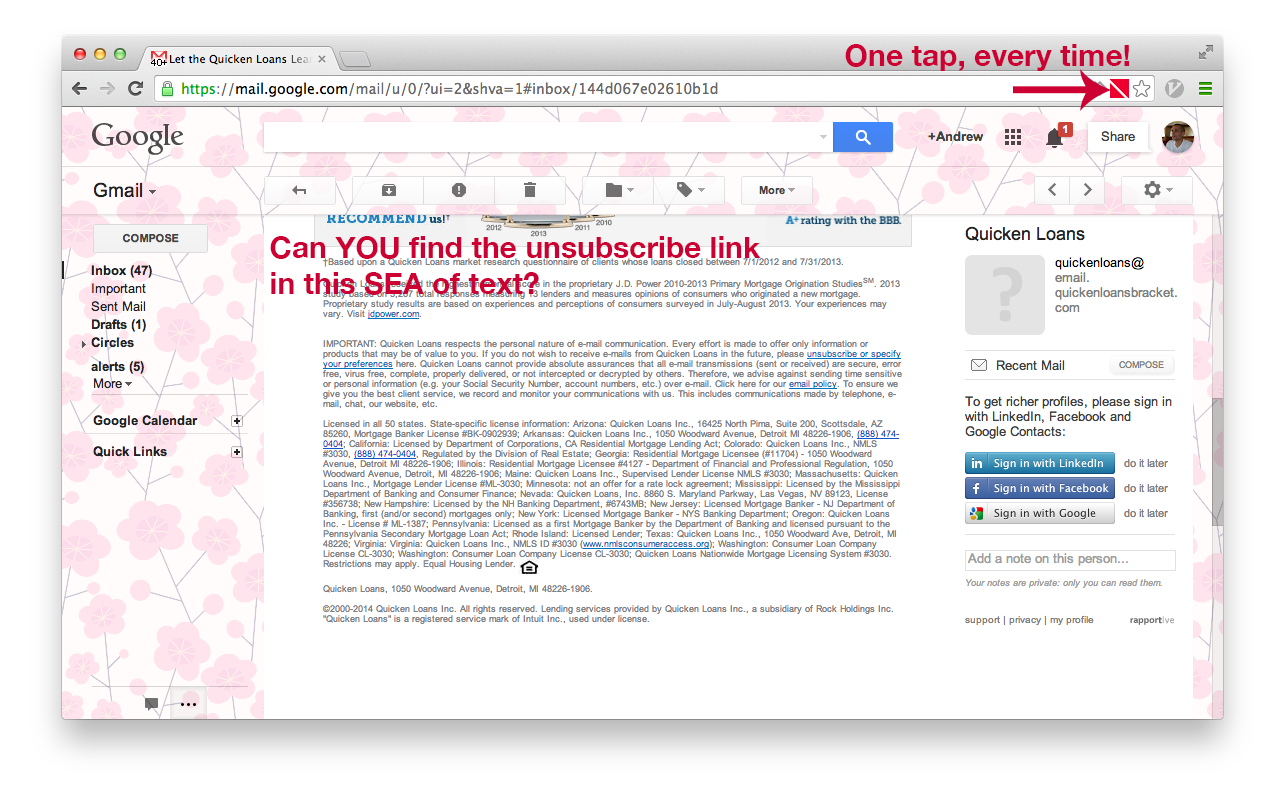
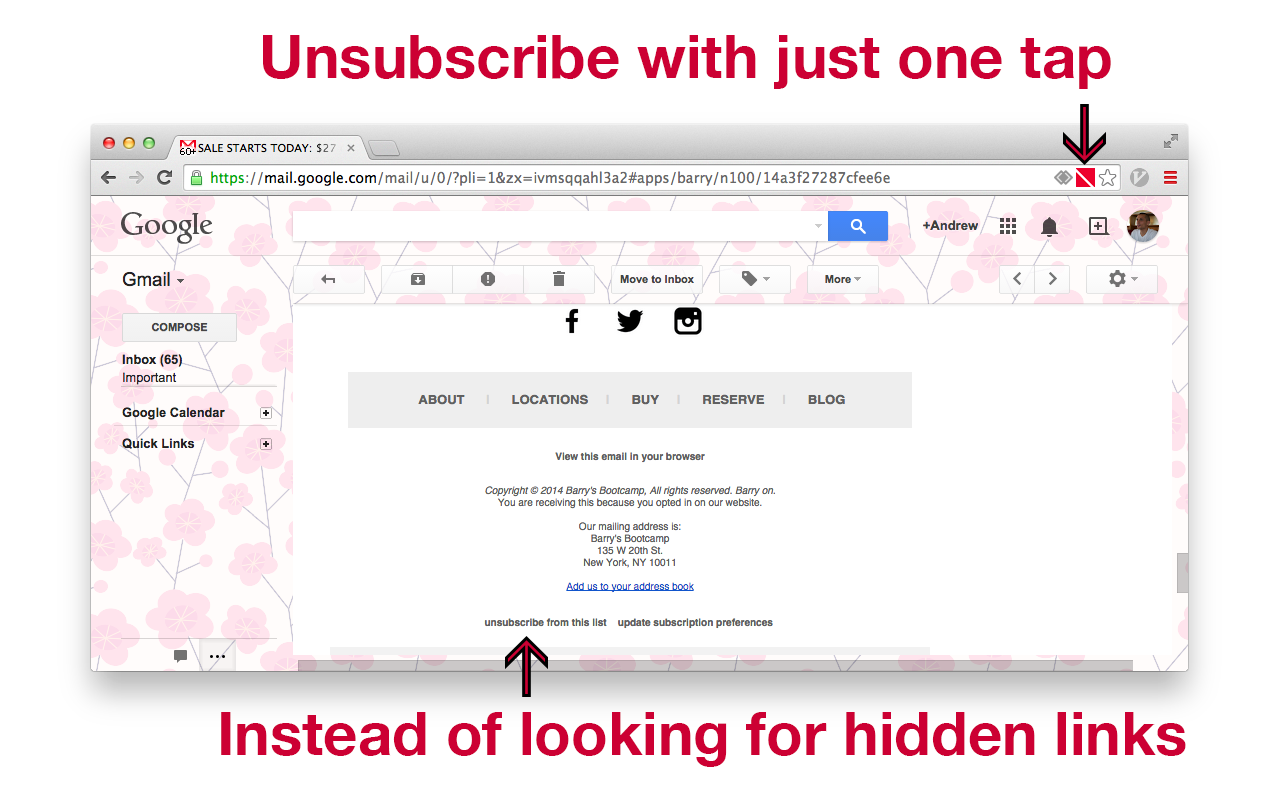
Two versions of the same layered image (1280 × 800). Layer-by-layer changes:
added group "schreenshot-2" with 6 layers above "screenshot-1" over [42,35,1237,767]
added layer "Shape 2 copy" in group "schreenshot-2" over [505,636,548,697]
added layer "Instead of looking for hidden links" in group "schreenshot-2" over [221,712,1186,767]
added layer "Shape 2" in group "schreenshot-2" over [1063,104,1106,165]
added layer "Unsubscribe with just one tap" in group "schreenshot-2" over [263,35,1111,89]
added layer "Layer 5" in group "schreenshot-2" over [42,97,1237,742]
moved "Shape 1" into group "screenshot-1" over [1013,69,1111,111]
moved "One tap, every time!" into group "screenshot-1" over [845,44,1129,71]
moved "Can YOU find the unsubscribe link in this SEA of text?" into group "screenshot-1" over [270,236,761,295]
moved "Layer 3" into group "screenshot-1" over [37,32,1248,767]
